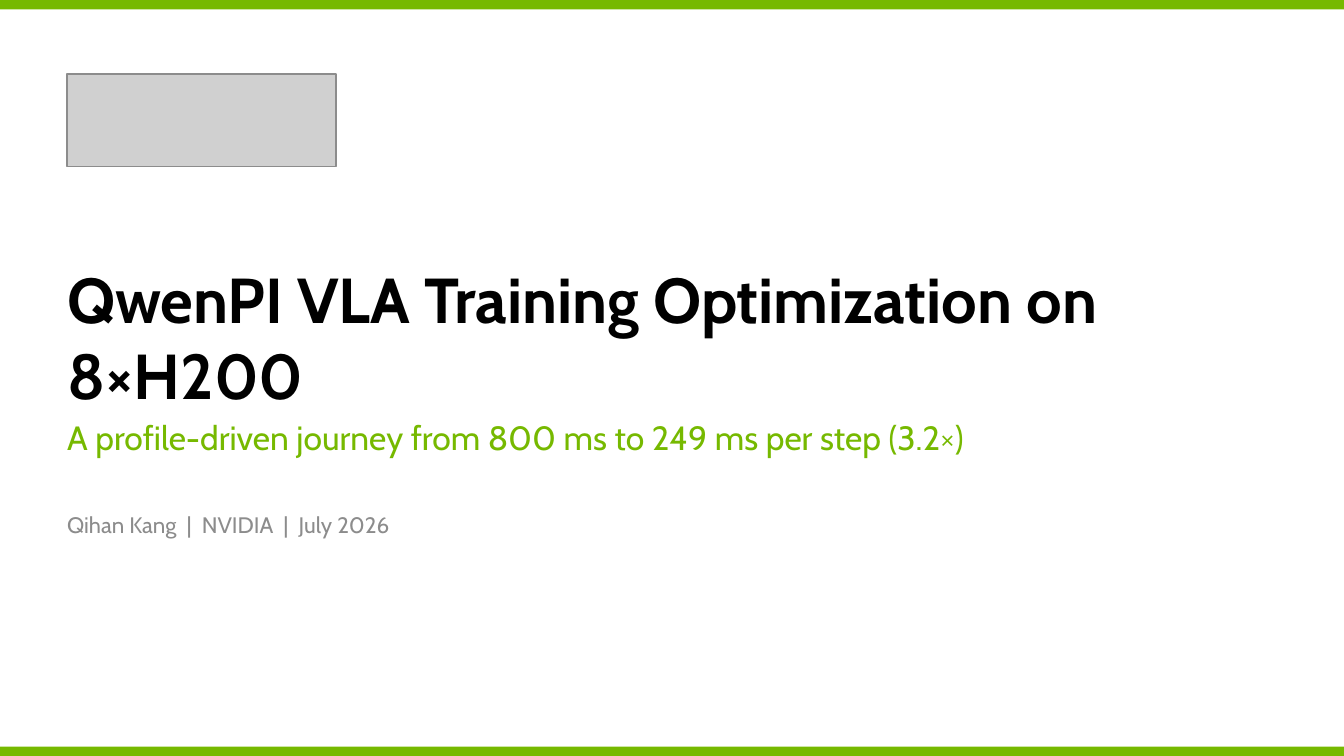
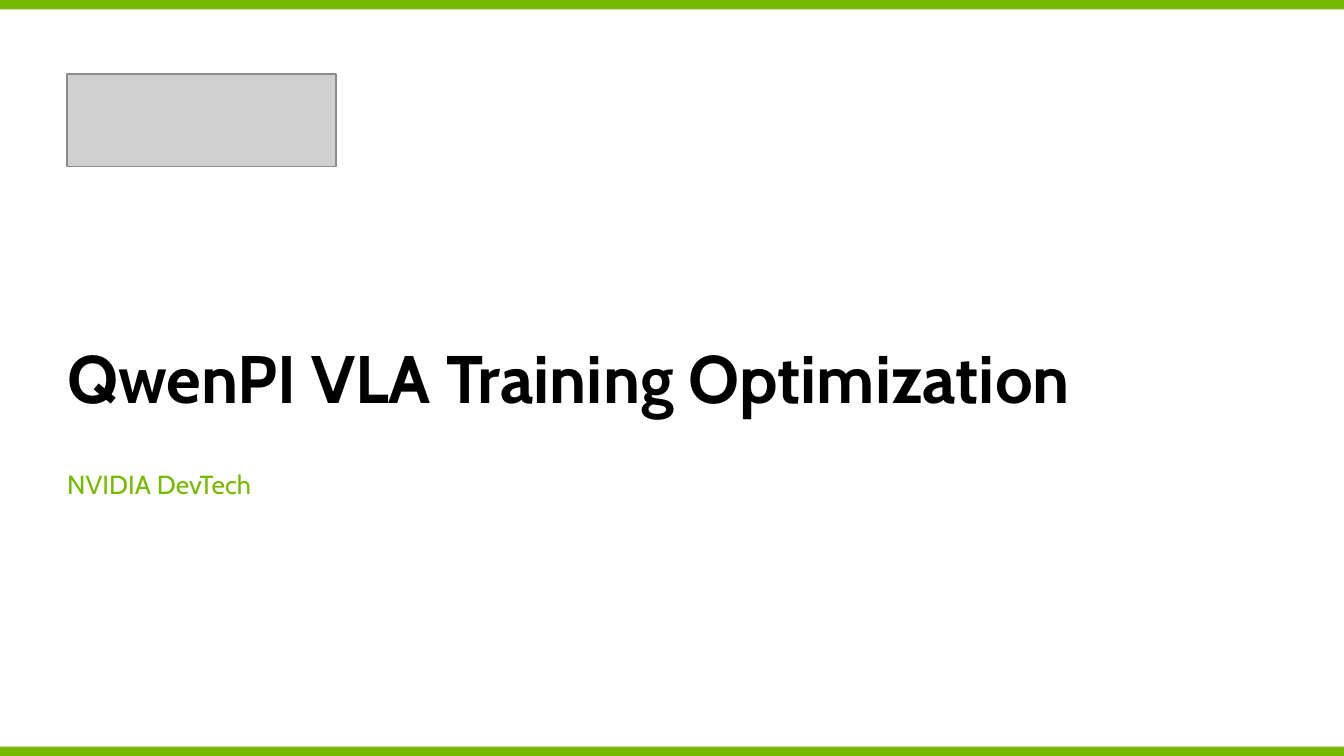
Before and after one commit to Holworth/starVLA, a slide deck: slide 1 of docs/slides/qwenpi-optimization.pptx. Drawn at 1344x756 pixels with LibreOffice and Linux fonts; fonts in the diff are those of the drawing; grey boxes stand for pictures. Boxes give left, top, right and bottom in pixels: in the first picture for what was removed or moved away, otherwise in the second. Text is boxed around its words. In the diff, an @@ line names an element or a change of style, - is before the commit and + after.

```diff
--- a/docs/slides/qwenpi-optimization.pptx
+++ b/docs/slides/qwenpi-optimization.pptx
@@ text at bbox=[67, 355, 1070, 418]: text changed; size 34 to 36 pt @@
-QwenPI VLA Training Optimization on 8×H200
+QwenPI VLA Training Optimization
@@ text removed at bbox=[67, 424, 964, 458] @@
-A profile-driven journey from 800 ms to 249 ms per step (3.2×)
@@ text at bbox=[67, 474, 251, 495]: text changed; size 12 to 14 pt; text colour #8C8C8C to #76B900 @@
-Qihan Kang | NVIDIA | July 2026
+NVIDIA DevTech
```
Also in this commit, not shown: 1 other slide changed, 1 other file.
